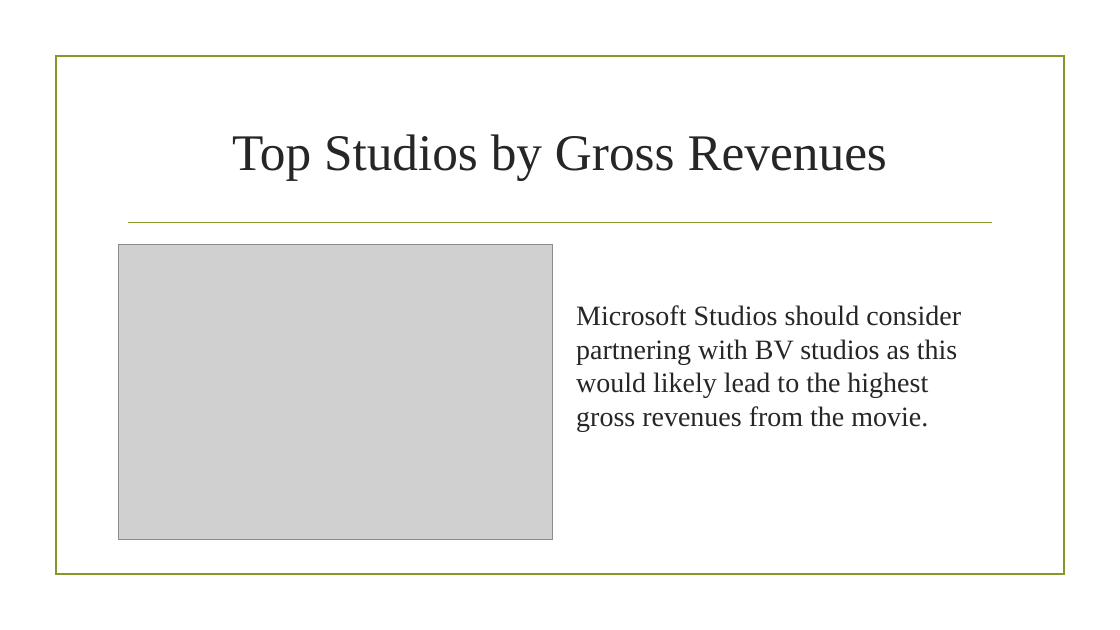
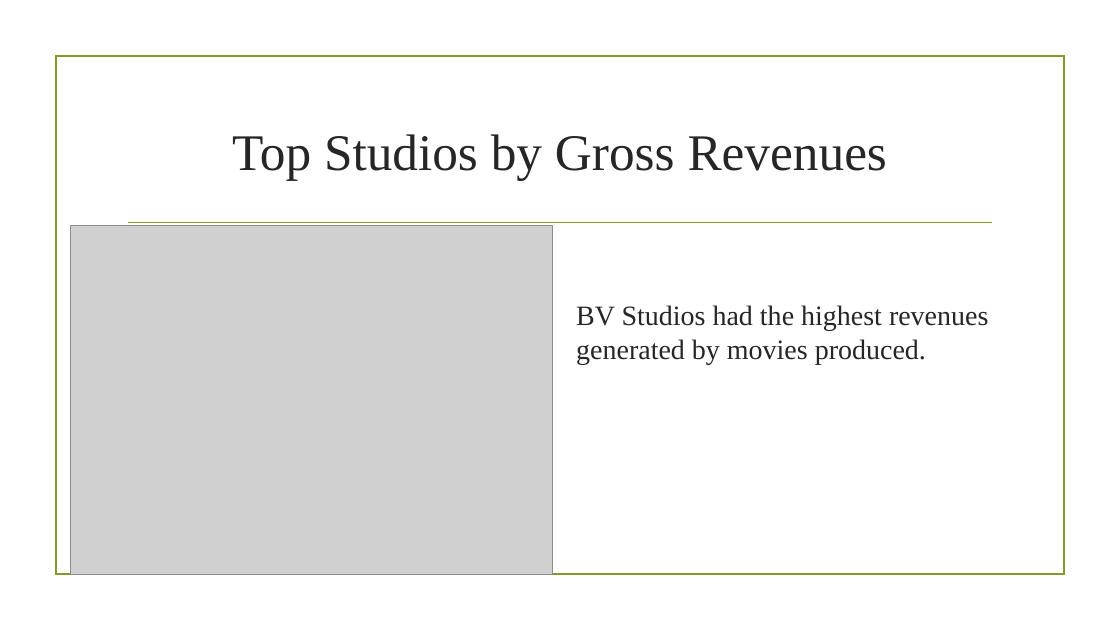
Before and after one commit to S-Kagwi/dsc-phase-1-project-v2-4, a slide deck: slide 6 of Presentation.pptx. Drawn at 1120x630 pixels with LibreOffice and Linux fonts; fonts in the diff are those of the drawing; grey boxes stand for pictures; background and template pictures are left out. Boxes give left, top, right and bottom in pixels: in the first picture for what was removed or moved away, otherwise in the second. Text is boxed around its words. In the diff, an @@ line names an element or a change of style, - is before the commit and + after.

```diff
--- a/Presentation.pptx
+++ b/Presentation.pptx
@@ picture: place and size @@
-picture at bbox=[118, 245, 552, 540]
+picture at bbox=[71, 225, 553, 575]
@@ text at bbox=[576, 305, 988, 364]: text changed @@
-Microsoft Studios should consider partnering with BV studios as this would likely lead to the highest gross revenues from the movie.
+BV Studios had the highest revenues generated by movies produced.
```
Also in this commit, not shown: 4 other slides changed, 1 slide added, 3 other files.
